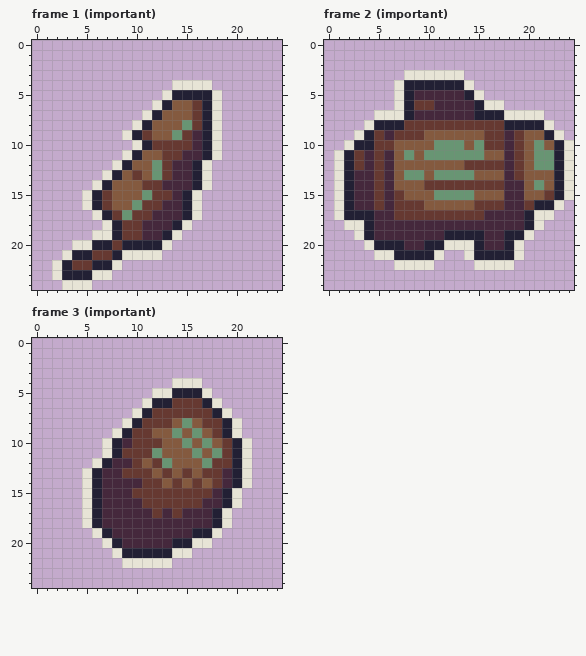
Pixel-art file: assets/aseprite/scrap.aseprite. That is the earlier state.
25x25 pixels, 6 frames. Shown: frame 1 (important), frame 2 (important), frame 3 (important).
New version:
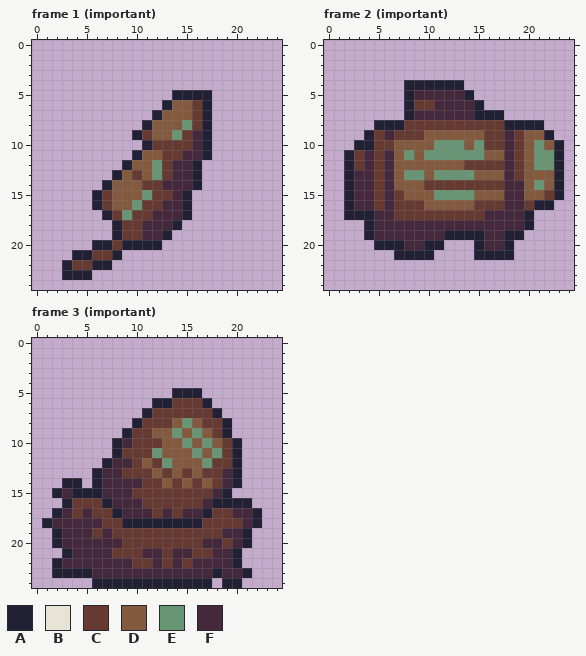
Palette (. is transparent): A #222034  B #e7e4d6  C #663931  D #845a3f  E #689573  F #45283c
Message: added 3rd scrap to level 1, made level cutscene lead to review time
From old to new:
Frame 1 (important):
Colour B is removed in row 4 at x 14 to 17; in row 5 at x 13 and 18; in row 6 at x 12 and 18; in row 7 at x 11 and 18; in row 8 at x 10 and 18; in row 9 at x 9 and 18.
Colour B is removed in row 10 at x 10 and 18; in row 11 at x 9 and 18; in row 12 at x 8 and 17; in row 13 at x 7 and 17; in row 14 at x 6 and 17; in rows 15 to 16 at x 5 and 16.
Colour B is removed in row 17 at x 6 and 16; in row 18 at x 7 and 15; in row 19 at x 6 to 7 and 14; in row 20 at x 4 to 5 and 13; in row 21 at x 3 and 9 to 12; in row 22 at x 2 and 8.
Colour B is removed in row 23 at x 2 and 6 to 7; in row 24 at x 3 to 5.
Frame 2 (important):
Colour B is removed in row 3 at x 8 to 13; in row 4 at x 7 and 14; in row 5 at x 7 and 15; in row 6 at x 7 and 16 to 17; in row 7 at x 5 to 7 and 18 to 21; in row 8 at x 4 and 22.
Colour B is removed in row 9 at x 3 and 23; in row 10 at x 2 and 24; in rows 11 to 15 at x 1 and 24; in row 16 at x 1 and 23; in row 17 at x 1 and 21 to 22; in row 18 at x 2 to 3 and 21.
Colour B is removed in row 19 at x 3 and 20; in row 20 at x 4, 12 to 14 and 19; in row 21 at x 5 to 6, 11, 14 and 19; in row 22 at x 7 to 10 and 15 to 18.
Frame 3 (important):
Colour A now appears in row 14 at x 3 to 4; in row 15 at x 2 and 4; in row 16 at x 3 and 21; in row 17 at x 2 and 22; in row 18 at x 1 and 22; in rows 19 to 20 at x 2 and 21.
Colour A now appears in row 21 at x 3 and 20; in row 22 at x 2 and 20; in row 23 at x 2 to 5, 18 and 21; in row 24 at x 6 to 17 and 19 to 20.
The author changed colour B to colour A in row 15 at x 5; in row 16 at x 20.
The author changed colour F to colour A in row 16 at x 7 and 18; in row 17 at x 8 and 17; in row 18 at x 9 to 16.
Colour C now appears in rows 16 to 17 at x 4; in row 18 at x 20; in row 20 at x 19; in row 21 at x 16 to 17; in row 22 at x 15.
The author changed colour A to colour C in row 16 at x 6; in row 17 at x 6 and 18; in row 18 at x 18; in row 19 at x 16 to 17; in row 20 at x 14 to 15; in row 21 at x 9 to 10 and 13.
The author changed colour B to colour C in row 16 at x 5; in rows 17 to 18 at x 19; in row 19 at x 6 and 18; in row 20 at x 16; in row 21 at x 8; in row 22 at x 10 to 11 and 13.
The author changed colour F to colour C in row 17 at x 7; in row 18 at x 7 to 8 and 17; in row 19 at x 8 to 15; in row 20 at x 9 to 13.
Colour F now appears in row 15 at x 3; in row 17 at x 3 and 20 to 21; in row 18 at x 2 to 4 and 21; in row 19 at x 3 to 5 and 19 to 20; in row 20 at x 3 to 6, 18 and 20; in row 21 at x 4 to 7 and 18 to 19.
Colour F now appears in row 22 at x 3 to 8, 14 and 16 to 19; in row 23 at x 6 to 17 and 19 to 20.
The author changed colour A to colour F in row 18 at x 6; in row 19 at x 7; in row 20 at x 8; in row 21 at x 11 to 12.
The author changed colour B to colour F in rows 17 to 18 at x 5; in row 20 at x 7 and 17; in row 21 at x 14 to 15; in row 22 at x 9 and 12.
Colour B is removed in row 4 at x 14 to 16; in row 5 at x 12 to 13 and 17; in row 6 at x 11 and 18; in row 7 at x 10 and 19; in row 8 at x 9 and 20; in row 9 at x 8 and 20.
Colour B is removed in rows 10 to 11 at x 7 and 21; in row 12 at x 6 and 21; in rows 13 to 14 at x 5 and 21; in row 15 at x 20.
